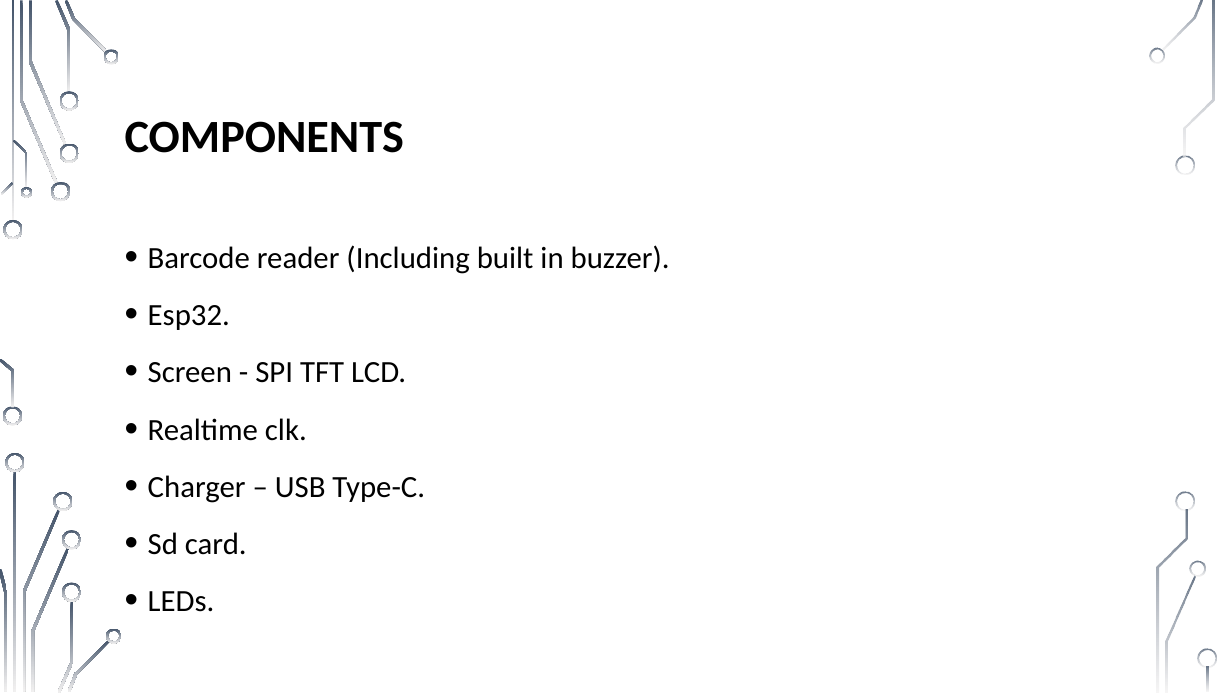
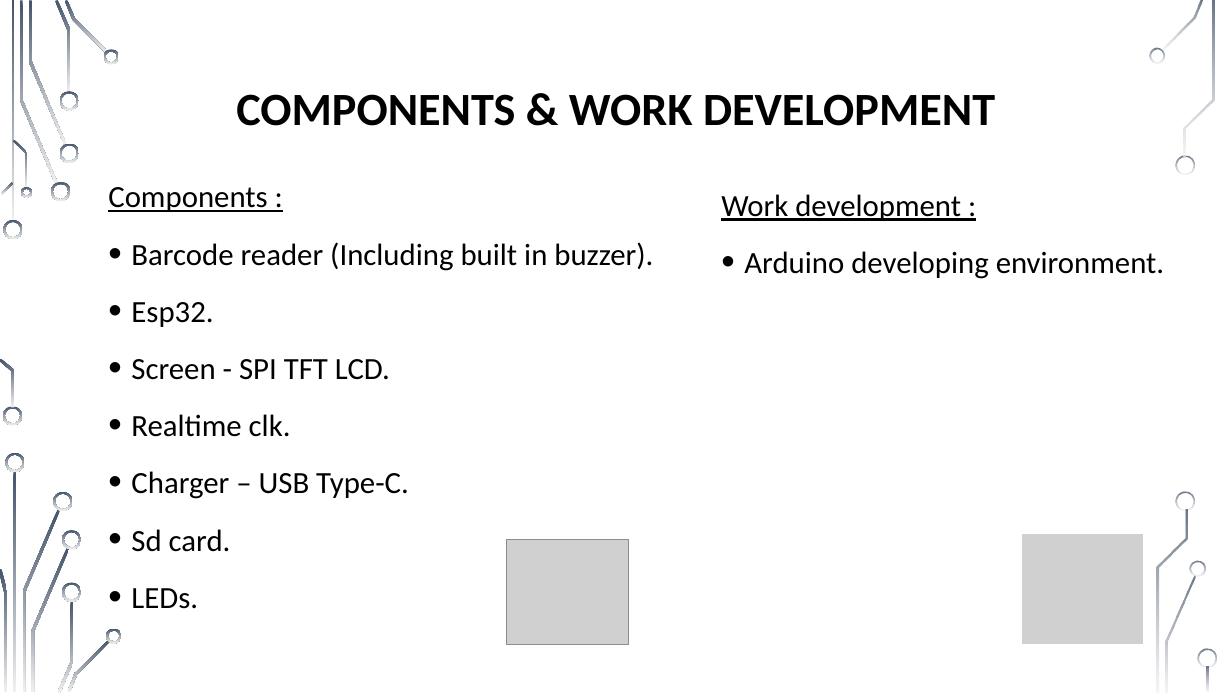
Before and after one commit to muhammad0bi/Technion_044167_E.E._project_A_IOT-Barcode_cheker, a slide deck: slide 4 of Presntations/midterm presentation IOT Barcode checker 7681.pptx (slide 9 before the commit). Drawn at 1232x693 pixels with LibreOffice and Linux fonts; fonts in the diff are those of the drawing; grey boxes stand for pictures; background and template pictures are left out. Boxes give left, top, right and bottom in pixels: in the first picture for what was removed or moved away, otherwise in the second. Text is boxed around its words. In the diff, an @@ line names an element or a change of style, - is before the commit and + after.

```diff
--- a/Presntations/midterm presentation IOT Barcode checker 7681.pptx
+++ b/Presntations/midterm presentation IOT Barcode checker 7681.pptx
@@ title at (x1=236, y1=94, x2=995, y2=126): text changed @@
-COMPONENTS
+COMPONENTS & WORK DEVELOPMENT
@@ text "Components :" moved from (x1=148, y1=245, x2=670, y2=612) to (x1=108, y1=187, x2=653, y2=609) @@
@@ text at (x1=108, y1=187, x2=267, y2=212): paragraph added @@
+Components :
@@ text added at (x1=721, y1=194, x2=1164, y2=279), 24 pt, text #000000 @@
+Work development :
+• Arduino developing environment.
@@ picture added at (x1=1022, y1=533, x2=1144, y2=645) @@
@@ picture added at (x1=506, y1=540, x2=628, y2=645) @@
```
Also in this commit, not shown: 6 other slides changed, 1 slide added, 4 slides removed.
